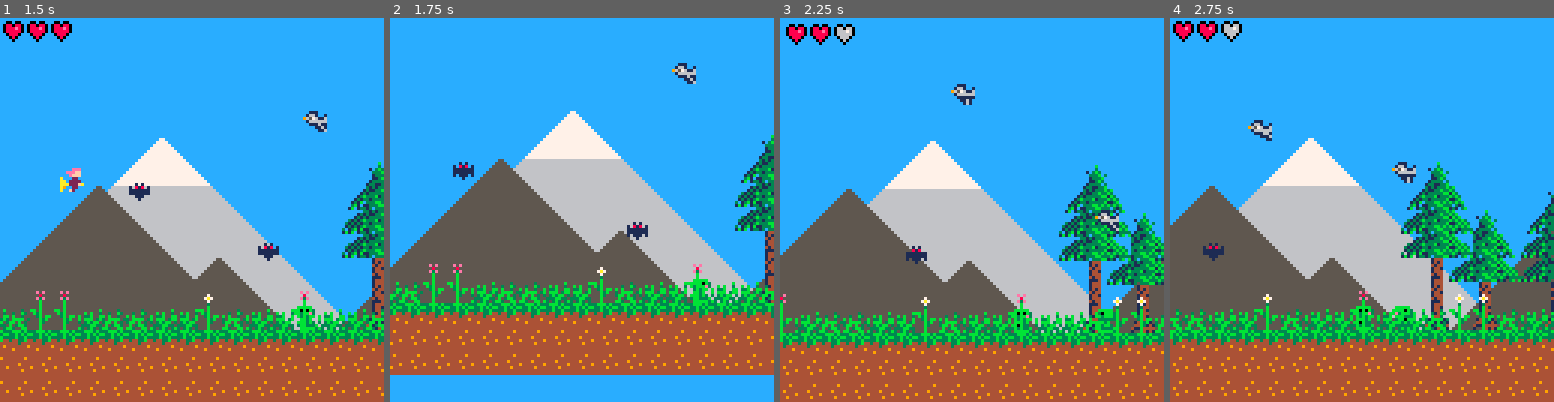
Above: before the commit, frames 1-4 (left to right).
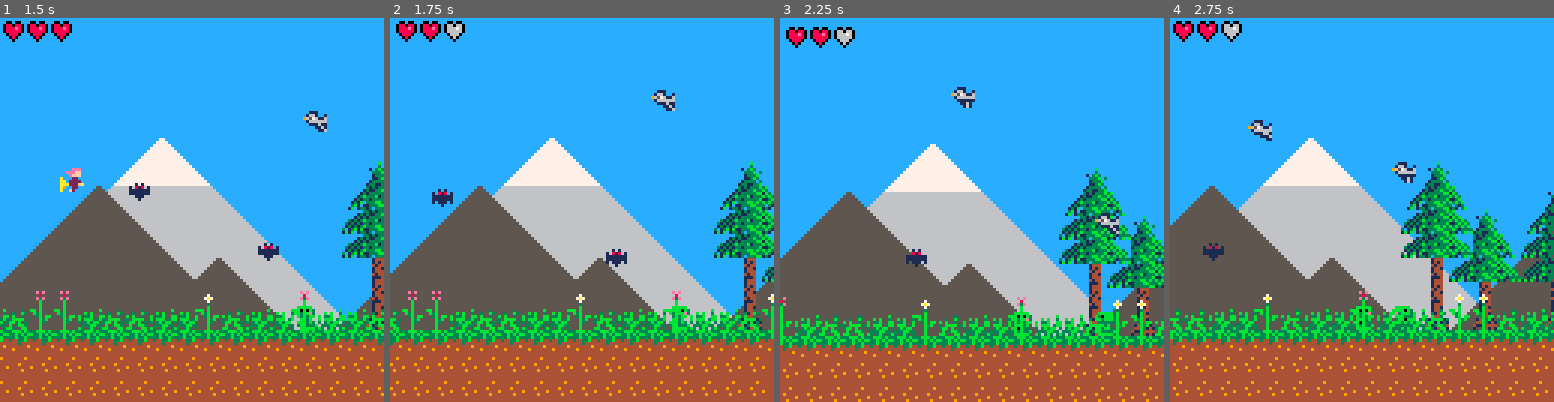
Above: after the commit, the same moments.

Repository: theGEBIRGE/BARBARA
Game: PICO-8 cartridge barbara.p8
Two runs of this game, one before a commit and one after it. Both use one fixed random seed, a clock stepped at 60 frames per second and the inputs below.
Inputs:
- Up to frame 1 (1.5 s): tap X (X key) at 0.33, 1.07 s
- Up to frame 2 (1.75 s): no input
- Up to frame 3 (2.25 s): tap X (X key) at 1.85 s; hold Up from 2.15 s (still down)
- Up to frame 4 (2.75 s): release Up at 2.42 s

Frame 1 is identical in both runs. In frame 2, 38% of the frame differs, in the area x 0-100%, y 0-100%; in frame 3, 13%; in frame 4, nothing differs.

Commit message:
Stop screen shake for game over screen

Diff:
--- a/barbara.p8
+++ b/barbara.p8
@@ -22,7 +22,8 @@
   }
 
   -- used for screen shake
-  CAM_OFFSET= 0
+  CAM_OFFSET = 0.5
+  SHOULD_SHAKE = false
 
   CURRENT_STAGE = ""
   DEBUG_MSG = ""
@@ -355,7 +356,9 @@
 end
 
 function game_draw()
-  screen_shake()
+  if (SHOULD_SHAKE) then
+    screen_shake()
+  end
   scenes[CURRENT_STAGE]:draw()
   print(DEBUG_MSG, 50, 0)
 end
@@ -458,11 +461,12 @@
   end
 
   local hit_witch = function(self)
-    CAM_OFFSET = 1.0
+    SHOULD_SHAKE = true
     sfx(0)
     w.hp -= 1
     w.iframes = 120
     if (w.hp <= 0) then
+      SHOULD_SHAKE = false
       change_scene("GAME_OVER")
     end
   end
@@ -771,7 +775,8 @@
 
   CAM_OFFSET*=fade
   if CAM_OFFSET<0.05 then
-    CAM_OFFSET=0
+    CAM_OFFSET=0.5
+    SHOULD_SHAKE = false
   end
 end
 
